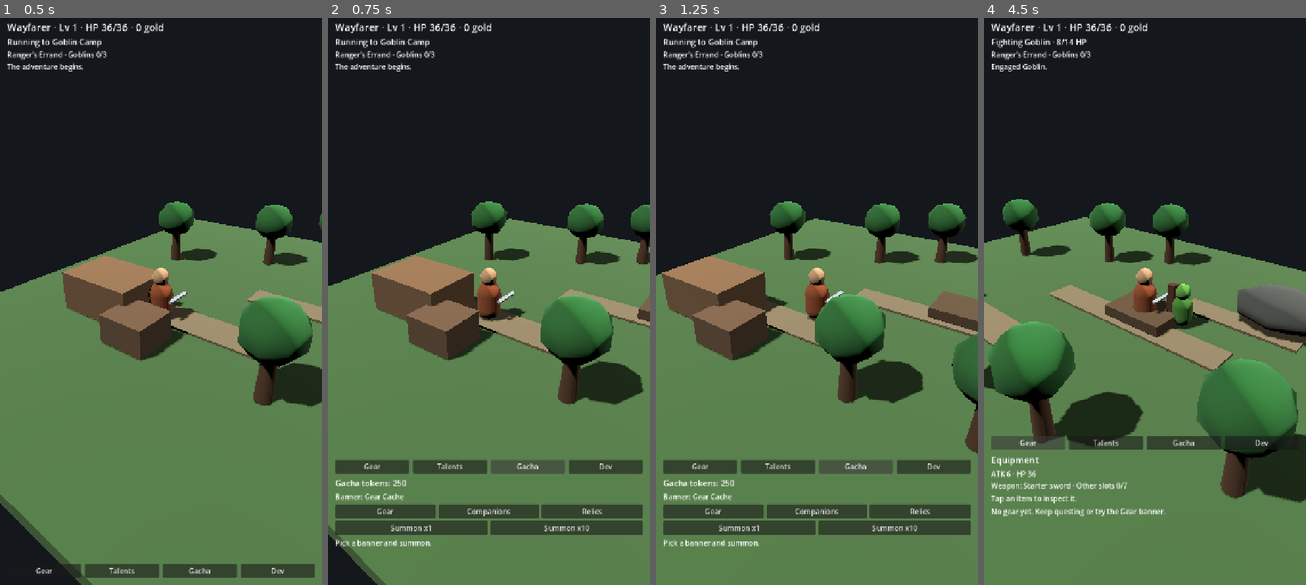
Above: before the commit, frames 1-4 (left to right).
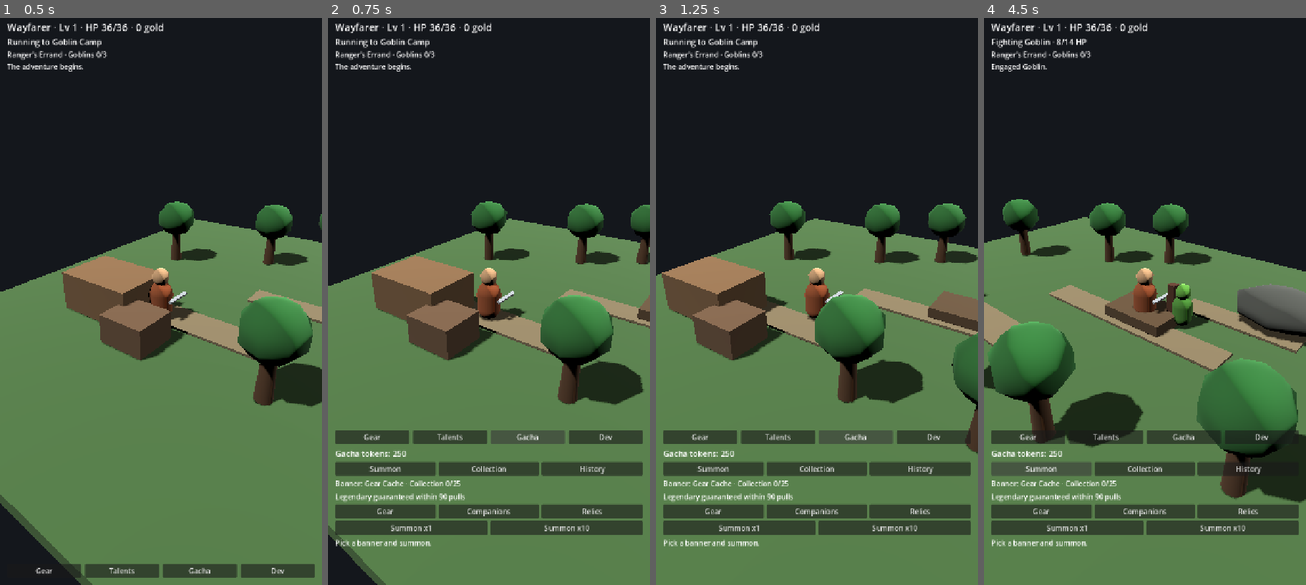
Above: after the commit, the same moments.

Repository: gabebartolo-spec/Idlerpg
Game: Godot game, scene res://main.tscn
Two runs of this game, one before a commit and one after it. Both use one fixed random seed, a clock stepped at 60 frames per second and the inputs below.
Inputs (mouse positions are in pixels of both pictures, inside the frame that each line leads up to):
- Up to frame 1 (0.5 s): no input
- Up to frame 2 (0.75 s): click "Gacha" at 0.5 s
- Up to frame 3 (1.25 s): no input
- Up to frame 4 (4.5 s): click "Gacha" at 1.25 s; click "Gear" at 2 s; click "Gacha" at 2.75 s; click "Gear" at 3.5 s; click (1041, 471) at 4.25 s, where only the run after the commit has a clickable "Summon"

Frame 1 is identical in both runs. In frame 2, 4.0% of the frame differs, in the area x 2-98%, y 72-86%; in frame 3, 3.9%; in frame 4, 9.1%, in the area x 2-98%, y 72-94%.

Commit message:
Add gacha collection pity and history UI

Diff:
--- a/src/main.gd
+++ b/src/main.gd
@@ -32,8 +32,19 @@
 var selected_banner: String = "gear"
 var token_label: Label
 var banner_label: Label
+var pity_label: Label
 var results_label: RichTextLabel
 var gacha_panel: VBoxContainer
+var gacha_summon_view: VBoxContainer
+var gacha_collection_view: VBoxContainer
+var gacha_history_view: VBoxContainer
+var collection_summary_label: Label
+var collection_list: VBoxContainer
+var collection_detail_label: Label
+var collection_favourite_button: Button
+var collection_lock_button: Button
+var history_label: RichTextLabel
+var selected_collection_item: String = ""
 var equipment_panel: VBoxContainer
 var equipment_slots_label: Label
 var gear_list: VBoxContainer
@@ -718,9 +729,11 @@
 		GearCatalogScript.salvage_tokens(selected_gear_name),
 		"" if GearCatalogScript.salvage_tokens(selected_gear_name) == 1 else "s"
 	]
-	var can_dispose: bool = sim.can_dispose_gear(selected_gear_name)
+	var can_dispose: bool = sim.can_dispose_gear(selected_gear_name) and not game.is_locked(selected_gear_name)
 	sell_gear_button.disabled = not can_dispose
 	salvage_gear_button.disabled = not can_dispose
+	if game.is_locked(selected_gear_name):
+		gear_detail_label.text += "\nLocked from disposal."
 
 func _equip_selected_gear() -> void:
 	if selected_gear_name.is_empty():
@@ -737,7 +750,7 @@
 		_save_now()
 
 func _sell_selected_gear() -> void:
-	if selected_gear_name.is_empty():
+	if selected_gear_name.is_empty() or game.is_locked(selected_gear_name):
 		return
 	var result: Dictionary = sim.sell_gear(selected_gear_name)
 	if not bool(result.get("ok", false)):
@@ -748,7 +761,7 @@
 	_save_now()
 
 func _salvage_selected_gear() -> void:
-	if selected_gear_name.is_empty():
+	if selected_gear_name.is_empty() or game.is_locked(selected_gear_name):
 		return
 	var result: Dictionary = sim.salvage_gear(selected_gear_name)
 	if not bool(result.get("ok", false)):
@@ -842,19 +855,48 @@
 	token_label.add_theme_font_size_override("font_size", 18)
 	parent.add_child(token_label)
 
+	var mode_row := HBoxContainer.new()
+	mode_row.add_theme_constant_override("separation", 6)
+	parent.add_child(mode_row)
+
+	var summon_mode := Button.new()
+	summon_mode.text = "Summon"
+	summon_mode.size_flags_horizontal = Control.SIZE_EXPAND_FILL
+	summon_mode.pressed.connect(_show_gacha_mode.bind("summon"))
+	mode_row.add_child(summon_mode)
+
+	var collection_mode := Button.new()
+	collection_mode.text = "Collection"
+	collection_mode.size_flags_horizontal = Control.SIZE_EXPAND_FILL
+	collection_mode.pressed.connect(_show_gacha_mode.bind("collection"))
+	mode_row.add_child(collection_mode)
+
+	var history_mode := Button.new()
+	history_mode.text = "History"
+	history_mode.size_flags_horizontal = Control.SIZE_EXPAND_FILL
+	history_mode.pressed.connect(_show_gacha_mode.bind("history"))
+	mode_row.add_child(history_mode)
+
+	gacha_summon_view = VBoxContainer.new()
+	gacha_summon_view.add_theme_constant_override("separation", 6)
+	parent.add_child(gacha_summon_view)
+
 	banner_label = Label.new()
-	parent.add_child(banner_label)
+	gacha_summon_view.add_child(banner_label)
+
+	pity_label = Label.new()
+	gacha_summon_view.add_child(pity_label)
 
 	var banner_row := HBoxContainer.new()
 	banner_row.add_theme_constant_override("separation", 6)
-	parent.add_child(banner_row)
+	gacha_summon_view.add_child(banner_row)
 	_add_banner_button(banner_row, "gear", "Gear")
 	_add_banner_button(banner_row, "companions", "Companions")
 	_add_banner_button(banner_row, "relics", "Relics")
 
 	var summon_row := HBoxContainer.new()
 	summon_row.add_theme_constant_override("separation", 6)
-	parent.add_child(summon_row)
+	gacha_summon_view.add_child(summon_row)
 
 	var one := Button.new()
 	one.text = "Summon x1"
@@ -872,9 +914,158 @@
 	results_label.fit_content = true
 	results_label.custom_minimum_size = Vector2(0.0, 90.0)
 	results_label.text = "Pick a banner and summon."
-	parent.add_child(results_label)
+	gacha_summon_view.add_child(results_label)
+
+	gacha_collection_view = VBoxContainer.new()
+	gacha_collection_view.visible = false
+	gacha_collection_view.add_theme_constant_override("separation", 6)
+	parent.add_child(gacha_collection_view)
+
+	collection_summary_label = Label.new()
+	gacha_collection_view.add_child(collection_summary_label)
+
+	collection_detail_label = Label.new()
+	collection_detail_label.text = "Tap a collected item."
+	collection_detail_label.autowrap_mode = TextServer.AUTOWRAP_WORD_SMART
+	gacha_collection_view.add_child(collection_detail_label)
+
+	var collection_actions := HBoxContainer.new()
+	collection_actions.add_theme_constant_override("separation", 6)
+	gacha_collection_view.add_child(collection_actions)
+
+	collection_favourite_button = Button.new()
+	collection_favourite_button.text = "Favourite"
+	collection_favourite_button.size_flags_horizontal = Control.SIZE_EXPAND_FILL
+	collection_favourite_button.pressed.connect(_toggle_collection_favourite)
+	collection_actions.add_child(collection_favourite_button)
+
+	collection_lock_button = Button.new()
+	collection_lock_button.text = "Lock"
+	collection_lock_button.size_flags_horizontal = Control.SIZE_EXPAND_FILL
+	collection_lock_button.pressed.connect(_toggle_collection_lock)
+	collection_actions.add_child(collection_lock_button)
+
+	var collection_scroll := ScrollContainer.new()
+	collection_scroll.custom_minimum_size = Vector2(0.0, 180.0)
+	gacha_collection_view.add_child(collection_scroll)
+
+	collection_list = VBoxContainer.new()
+	collection_list.size_flags_horizontal = Control.SIZE_EXPAND_FILL
+	collection_list.add_theme_constant_override("separation", 4)
+	collection_scroll.add_child(collection_list)
+
+	gacha_history_view = VBoxContainer.new()
+	gacha_history_view.visible = false
+	parent.add_child(gacha_history_view)
+
+	history_label = RichTextLabel.new()
+	history_label.fit_content = true
+	history_label.custom_minimum_size = Vector2(0.0, 230.0)
+	gacha_history_view.add_child(history_label)
 
 	_select_banner(selected_banner)
+	_show_gacha_mode("summon")
+
+func _show_gacha_mode(mode: String) -> void:
+	gacha_summon_view.visible = mode == "summon"
+	gacha_collection_view.visible = mode == "collection"
+	gacha_history_view.visible = mode == "history"
+	if mode == "collection":
+		_rebuild_collection_view()
+	elif mode == "history":
+		_rebuild_history_view()
+
+func _rebuild_collection_view() -> void:
+	if collection_list == null or collection_summary_label == null:
+		return
+
+	collection_summary_label.text = "%s · %d/%d collected" % [
+		game.banner_label(selected_banner),
+		game.collected_unique(selected_banner),
+		game.banner_item_count(selected_banner)
+	]
+
+	for child in collection_list.get_children():
+		child.queue_free()
+
+	for item_name in game.collection_items(selected_banner):
+		var rarity: String = game.item_rarity(selected_banner, item_name)
+		var count: int = game.collection_count(selected_banner, item_name)
+		var button := Button.new()
+		button.size_flags_horizontal = Control.SIZE_EXPAND_FILL
+		if count <= 0:
+			button.text = "— %s · %s" % [item_name, rarity]
+			button.disabled = true
+		else:
+			var markers: Array[String] = []
+			if game.is_favourite(item_name):
+				markers.append("Favourite")
+			if game.is_locked(item_name):
+				markers.append("Locked")
+			button.text = "%s · %s · ×%d" % [item_name, rarity, count]
+			if not markers.is_empty():
+				button.text += " · " + " · ".join(markers)
+			button.pressed.connect(_select_collection_item.bind(item_name))
+		collection_list.add_child(button)
+
+	_refresh_collection_detail()
+
+func _select_collection_item(item_name: String) -> void:
+	selected_collection_item = item_name
+	_refresh_collection_detail()
+
+func _refresh_collection_detail() -> void:
+	if collection_detail_label == null:
+		return
+	if selected_collection_item.is_empty() or game.collection_count(selected_banner, selected_collection_item) <= 0:
+		collection_detail_label.text = "Tap a collected item."
+		collection_favourite_button.disabled = true
+		collection_lock_button.disabled = true
+		return
+
+	collection_detail_label.text = "%s · %s · Owned ×%d" % [
+		selected_collection_item,
+		game.item_rarity(selected_banner, selected_collection_item),
+		game.collection_count(selected_banner, selected_collection_item)
+	]
+	collection_favourite_button.disabled = false
+	collection_lock_button.disabled = false
+	collection_favourite_button.text = "Unfavourite" if game.is_favourite(selected_collection_item) else "Favourite"
+	collection_lock_button.text = "Unlock" if game.is_locked(selected_collection_item) else "Lock"
+
+func _toggle_collection_favourite() -> void:
+	if selected_collection_item.is_empty():
+		return
+	game.set_favourite(selected_collection_item, not game.is_favourite(selected_collection_item))
+	_rebuild_collection_view()
+	_save_now()
+
+func _toggle_collection_lock() -> void:
+	if selected_collection_item.is_empty():
+		return
+	game.set_locked(selected_collection_item, not game.is_locked(selected_collection_item))
+	_rebuild_collection_view()
+	if equipment_panel != null and equipment_panel.visible:
+		_rebuild_equipment_panel()
+	_save_now()
+
+func _rebuild_history_view() -> void:
+	if history_label == null:
+		return
+	var lines: Array[String] = ["Recent summons"]
+	var history: Array[Dictionary] = game.recent_summons(12)
+	if history.is_empty():
+		lines.append("No summons yet.")
+	else:
+		for entry in history:
+			var prefix := "NEW · " if bool(entry.get("is_new", false)) else ""
+			lines.append("%s%s · %s · copy %d" % [
+				prefix,
+				entry.get("rarity", "Common"),
+				entry.get("name", "?"),
+				int(entry.get("copy", 1))
+			])
+	history_label.text = "\n".join(lines)
 
 func _add_banner_button(parent: HBoxContainer, id: String, label: String) -> void:
 	var button := Button.new()
@@ -931,6 +1122,8 @@
 
 func _toggle_gacha() -> void:
 	gacha_panel.visible = not gacha_panel.visible
+	if gacha_panel.visible:
+		_show_gacha_mode("summon")
 	equipment_panel.visible = false
 	talent_panel.visible = false
 	return_panel.visible = false
@@ -1071,7 +1264,19 @@
 func _select_banner(banner_id: String) -> void:
 	selected_banner = banner_id
 	if banner_label != null:
-		banner_label.text = "Banner: %s" % game.banner_label(banner_id)
+		banner_label.text = "Banner: %s · Collection %d/%d" % [
+			game.banner_label(banner_id),
+			game.collected_unique(banner_id),
+			game.banner_item_count(banner_id)
+		]
+	if pity_label != null:
+		pity_label.text = "Legendary guaranteed within %d pull%s" % [
+			game.pity_remaining(banner_id),
+			"" if game.pity_remaining(banner_id) == 1 else "s"
+		]
+	if gacha_collection_view != null and gacha_collection_view.visible:
+		selected_collection_item = ""
+		_rebuild_collection_view()
 
 func _summon(count: int) -> void:
 	var response: Dictionary = game.pull(selected_banner, count)
@@ -1082,24 +1287,31 @@
 	var results: Array = response.get("results", [])
 	var rarity_counts := {"Common": 0, "Rare": 0, "Epic": 0, "Legendary": 0}
 	var highlights: Array[String] = []
+	var new_count := 0
 	for result in results:
 		var rarity: String = str(result.get("rarity", "Common"))
+		var item_name: String = str(result.get("name", ""))
+		var is_new: bool = bool(result.get("is_new", false))
 		rarity_counts[rarity] = int(rarity_counts.get(rarity, 0)) + 1
+		if is_new:
+			new_count += 1
 		if selected_banner == "gear":
-			sim.add_gear(str(result.get("name", "")))
-		if rarity == "Epic" or rarity == "Legendary":
-			highlights.append("%s — %s" % [rarity, result.get("name", "?")])
-
-	var summary := "Pulled %d · C %d · R %d · E %d · L %d" % [
+			sim.add_gear(item_name)
+		if is_new or rarity == "Epic" or rarity == "Legendary":
+			highlights.append("%s%s — %s" % ["NEW · " if is_new else "", rarity, item_name])
+
+	var summary := "Pulled %d · %d new · C %d · R %d · E %d · L %d" % [
 		results.size(),
+		new_count,
 		rarity_counts["Common"],
 		rarity_counts["Rare"],
 		rarity_counts["Epic"],
 		rarity_counts["Legendary"]
 	]
 	if not highlights.is_empty():
-		summary += "\n" + "\n".join(highlights.slice(0, 4))
+		summary += "\n" + "\n".join(highlights.slice(0, 5))
 	results_label.text = summary
+	_select_banner(selected_banner)
 	if equipment_panel != null and equipment_panel.visible:
 		_rebuild_equipment_panel()
 	_save_now()
